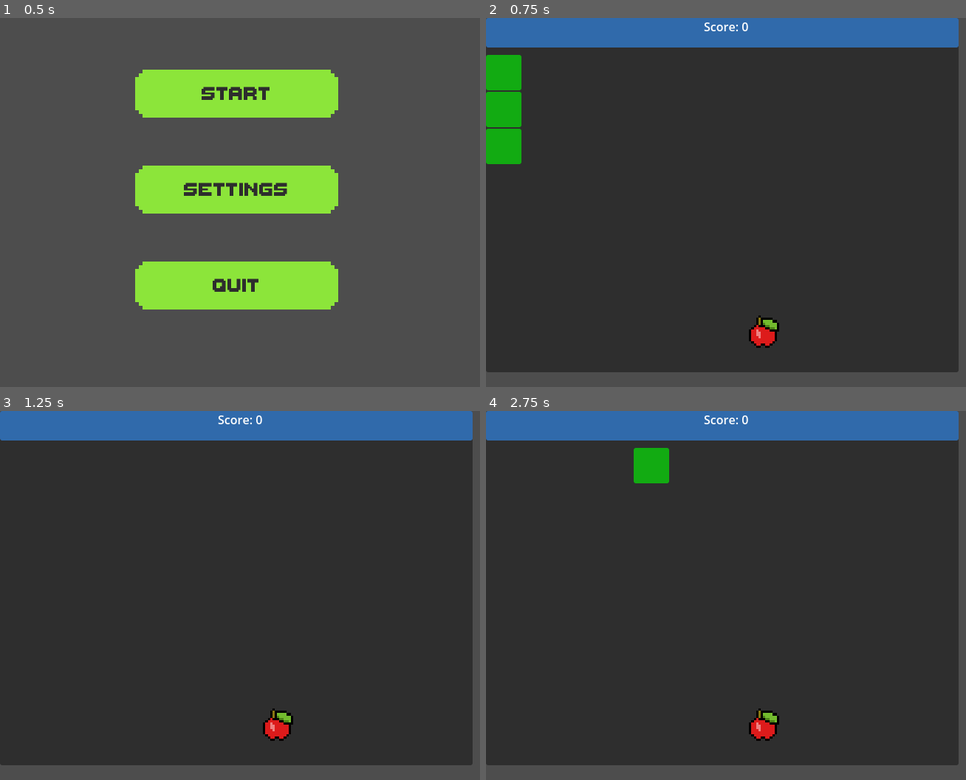
Above: before the commit, frames 1-4 (two rows, left to right).
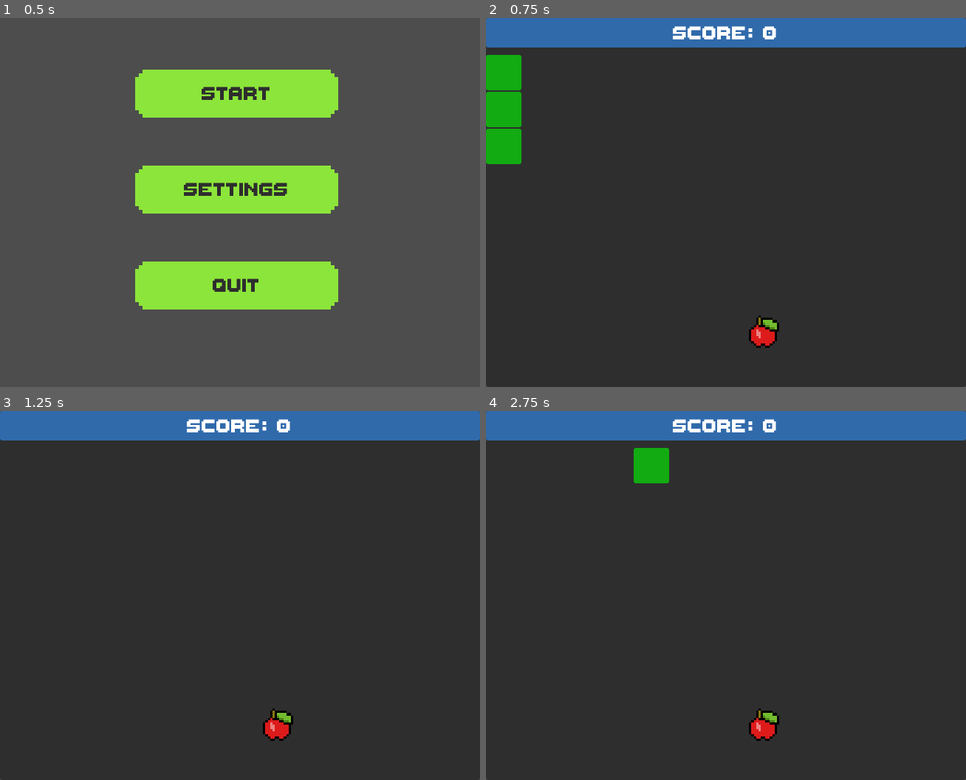
Above: after the commit, the same moments.

Repository: WyattHapper/MACS-Hackathon-2026
Game: Godot game, scene res://MainMenu/main_menu.tscn
Two runs of this game, one before a commit and one after it. Both use one fixed random seed, a clock stepped at 60 frames per second and the inputs below.
Inputs:
- Up to frame 1 (0.5 s): no input
- Up to frame 2 (0.75 s): click "Start" at 0.5 s
- Up to frame 3 (1.25 s): no input
- Up to frame 4 (2.75 s): hold D (move_right) 1.28-2.03 s; tap Enter at 2 s; hold S (move_down) from 2.03 s (still down)

Frame 1 is identical in both runs. In frame 2, 6.0% of the frame differs, in the area x 0-100%, y 0-100%; in frame 3, 6.0%; in frame 4, 6.0%.

Commit message:
Apple Changes

Diff:
--- /dev/null
+++ b/hackathon-2026/Apples/apple_regular.gd
@@ -0,0 +1,8 @@
+extends Area2D
+
+signal eaten
+
+func _on_area_entered(area: Area2D) -> void:
+	if area.is_in_group("snake_head"):
+		eaten.emit()
+		queue_free()
--- a/hackathon-2026/Apples/apple_regular.tscn
+++ b/hackathon-2026/Apples/apple_regular.tscn
@@ -1,11 +1,13 @@
 [gd_scene format=3 uid="uid://fjvabs66t8xh"]
 
 [ext_resource type="Texture2D" uid="uid://dhww8ftvt1qsp" path="res://Apples/apple.png" id="1_7svth"]
+[ext_resource type="Script" uid="uid://yo237wj15tdp" path="res://Apples/apple_regular.gd" id="1_drr20"]
 
 [sub_resource type="RectangleShape2D" id="RectangleShape2D_n4ihk"]
 size = Vector2(50, 50)
 
 [node name="AppleRegular" type="Area2D" unique_id=928229055]
+script = ExtResource("1_drr20")
 
 [node name="Sprite2D" type="Sprite2D" parent="." unique_id=110892648]
 position = Vector2(25.000004, 25.000004)
@@ -15,3 +17,5 @@
 [node name="CollisionShape2D" type="CollisionShape2D" parent="." unique_id=1194547792]
 position = Vector2(25, 25)
 shape = SubResource("RectangleShape2D_n4ihk")
+
+[connection signal="area_entered" from="." to="." method="_on_area_entered"]
--- a/hackathon-2026/Game/game.gd
+++ b/hackathon-2026/Game/game.gd
@@ -43,7 +43,14 @@
 func add_apple():
 	var apple = apple_regular_scene.instantiate()
 	apple.position = (get_random_position() * cell_size) + Vector2(0, cell_size)
+	apple.eaten.connect(_on_apple_eaten)
 	add_child(apple)
+
+func _on_apple_eaten():
+	score += 1
+	$UI.get_node("Score").text = "Score: " + str(score)
+	add_apple()
+	snake.add_cell(snake.snake[0])
 
 # Built in function to process stuff continually
 func _process(_delta):
--- a/hackathon-2026/Game/game.tscn
+++ b/hackathon-2026/Game/game.tscn
@@ -12,8 +12,8 @@
 apple_regular_scene = ExtResource("3_jcm6v")
 
 [node name="Panel" type="Panel" parent="." unique_id=540144919]
-offset_right = 640.0
-offset_bottom = 480.0
+offset_right = 650.0
+offset_bottom = 500.0
 
 [node name="UI" parent="." unique_id=96781642 instance=ExtResource("2_1r4le")]
 
--- a/hackathon-2026/Snake/snake_script.gd
+++ b/hackathon-2026/Snake/snake_script.gd
@@ -80,4 +80,9 @@
 	var snake_cell = snake_cell_scene.instantiate()
 	snake_cell.position = (pos * game.cell_size) + Vector2(0, game.cell_size)
 	add_child(snake_cell)
+
+	if snake_cells.size() > 1:
+		snake_cells[0].remove_from_group("snake_head")
+
+	snake_cell.get_node("Area2D").add_to_group("snake_head")
 	snake_cells.push_front(snake_cell)
--- a/hackathon-2026/UI/ui.tscn
+++ b/hackathon-2026/UI/ui.tscn
@@ -1,18 +1,22 @@
 [gd_scene format=3 uid="uid://easklexiedsn"]
+
+[ext_resource type="Theme" uid="uid://256tali8hvkb" path="res://Theme/snake_theme.tres" id="1_2fwl4"]
 
 [node name="UI" type="CanvasLayer" unique_id=96781642]
 
 [node name="Panel" type="Panel" parent="." unique_id=373702076]
 modulate = Color(1.9618617, 5.7564473, 10.5787325, 1)
-offset_right = 640.0
+offset_right = 650.0
 offset_bottom = 40.0
 
 [node name="Score" type="Label" parent="." unique_id=1006899445]
 anchors_preset = 5
 anchor_left = 0.5
 anchor_right = 0.5
-offset_left = -30.5
-offset_right = 30.5
-offset_bottom = 23.0
+offset_left = -72.0
+offset_top = 2.0
+offset_right = 71.0
+offset_bottom = 39.0
 grow_horizontal = 2
+theme = ExtResource("1_2fwl4")
 text = "Score: 0"
Not shown, added: hackathon-2026/Apples/apple_regular.gd.uid
